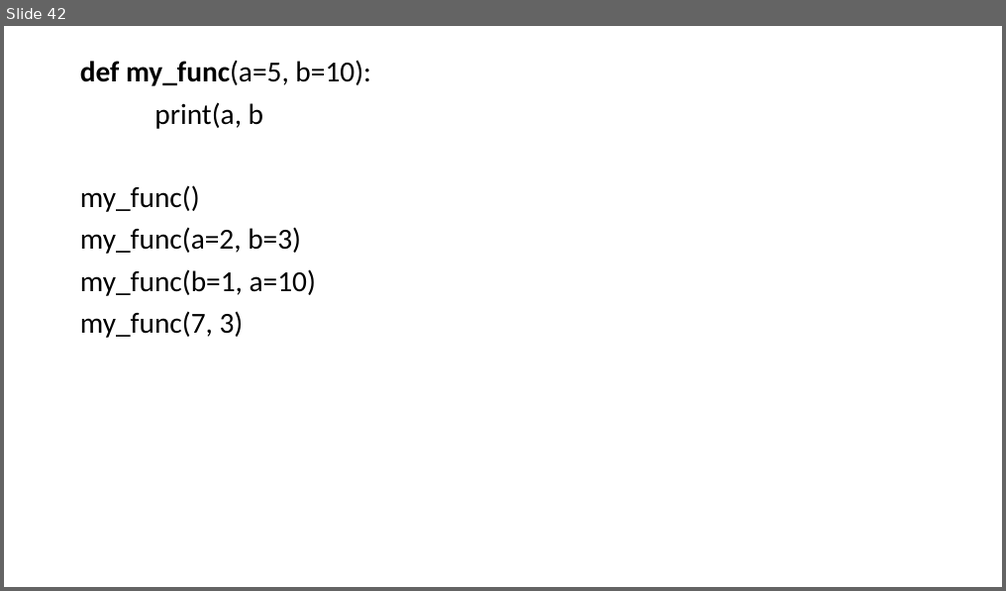
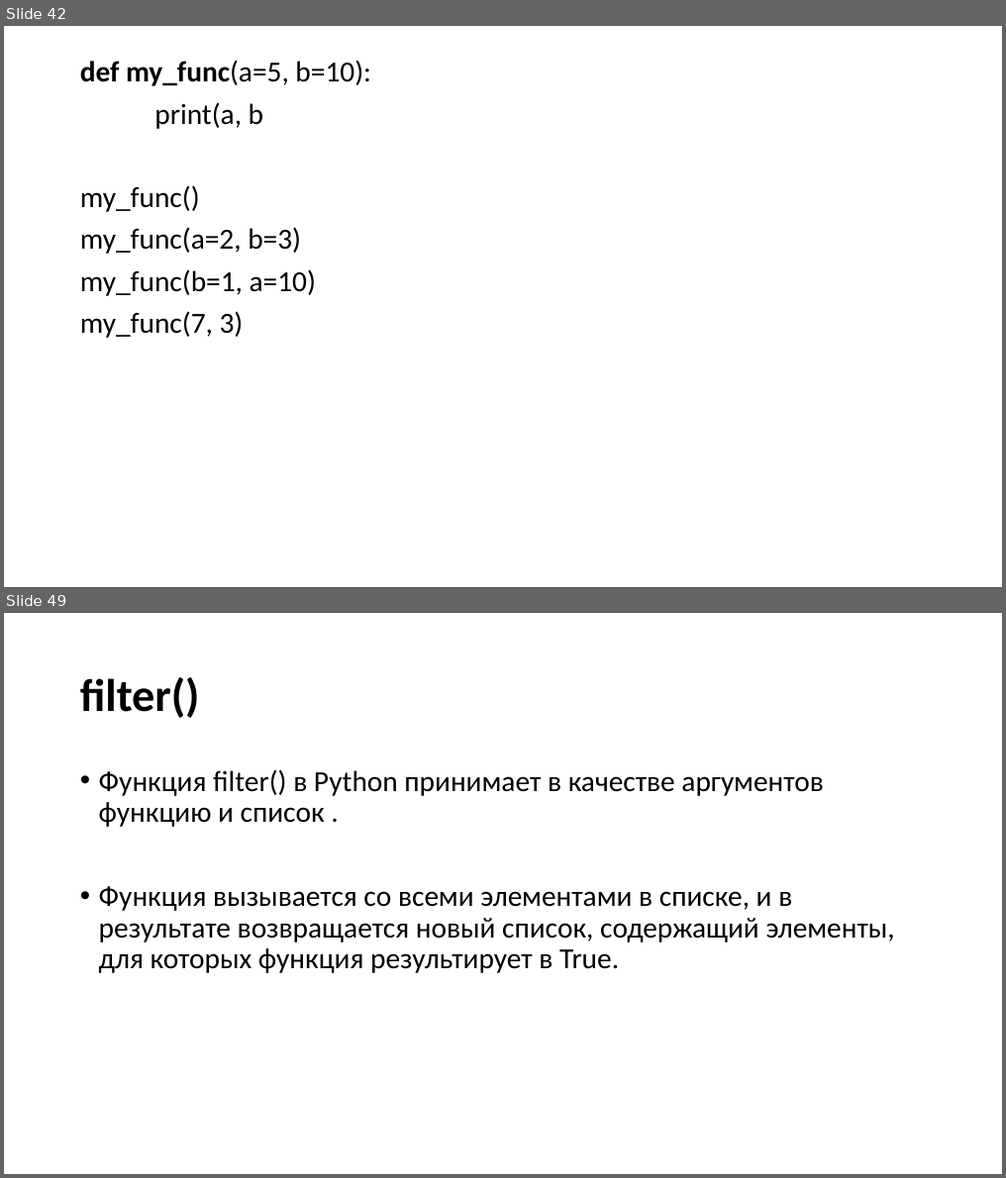
Before and after one commit to xDes-by/test, a slide deck: Презентация5.pptx. Shown one above the other, each under a label of ours: slide 42 before the commit, slides 42 and 49 after it; the slides between them are not shown. The pictures are 1006x591 and 1006x1178 pixels, drawn with LibreOffice and Linux fonts; fonts in the diff are those of the drawing. Boxes give left, top, right and bottom in pixels: in the first picture for what was removed or moved away, otherwise in the second. Text is boxed around its words. In the diff, an @@ line names an element or a change of style, - is before the commit and + after.

```diff
--- a/Презентация5.pptx
+++ b/Презентация5.pptx
@@ slide 49 added at [4,613,1002,1174], background #FFFFFF @@
@@ title added at [80,677,200,718], 44 pt, text #000000, bold @@
+filter()
@@ text added at [99,769,895,973], 28 pt, text #000000 @@
+• Функция filter() в Python принимает в качестве аргументов функцию и список .
+• Функция вызывается со всеми элементами в списке, и в результате возвращается новый список, содержащий элементы, для которых функция результирует в True.
```
Also in this commit, not shown: 13 other slides added, 1 other file.
